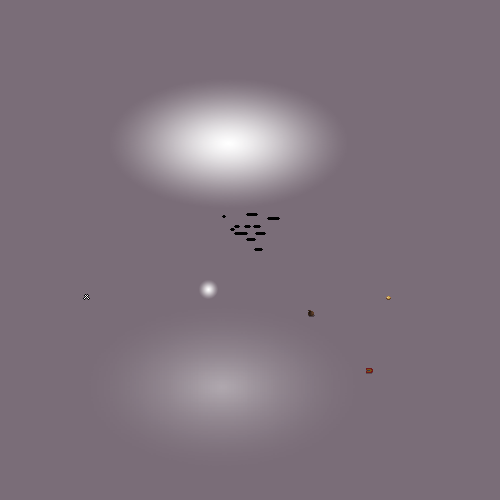
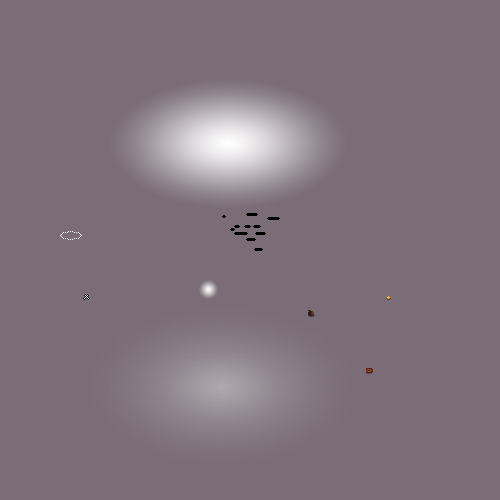
Comparing the layer stacks of the two (500, 500) images. Changes:
added layer "ImpactArea.png" above "Ticket.png" over 60, 231, 82, 240
